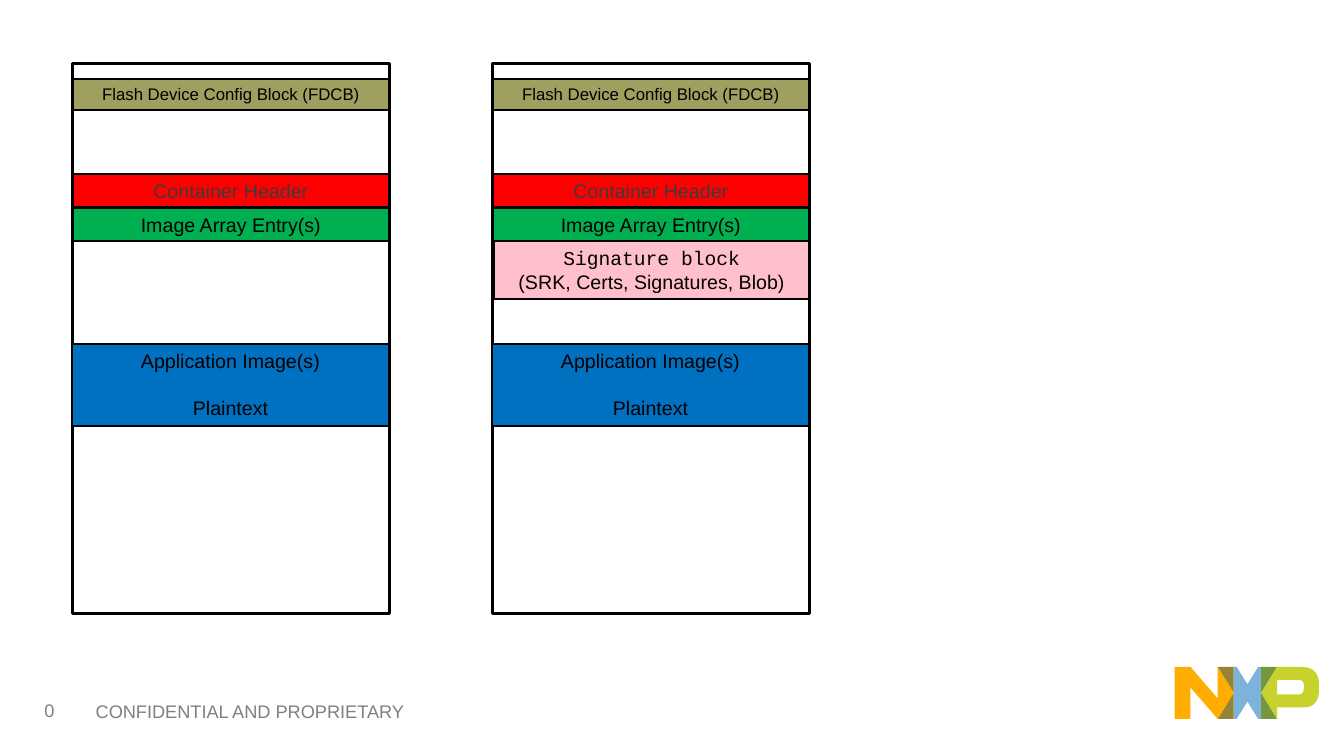
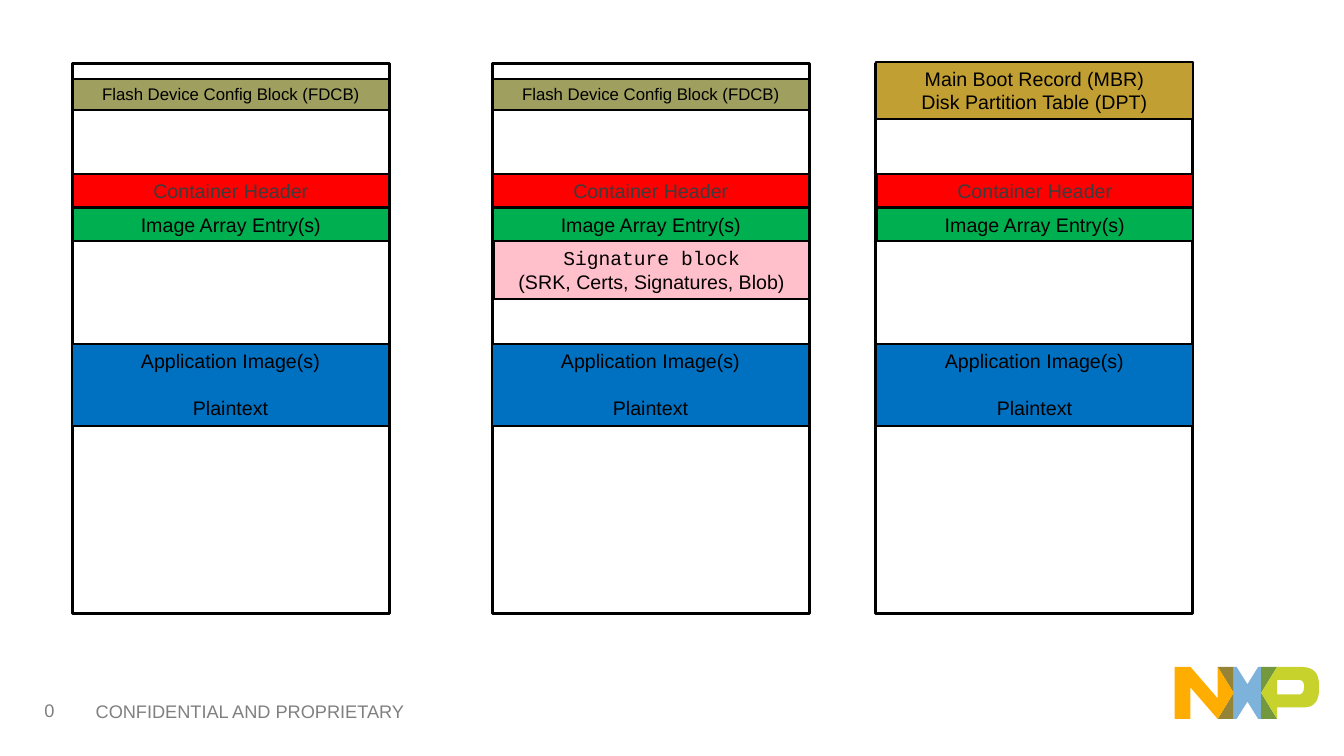
Before and after one commit to JayHeng/NXP-MCUBootUtility, a slide deck: slide 1 of img/RTyyyy_container/i.MX RT1180 image layout.pptx. Drawn at 1344x756 pixels with LibreOffice and Linux fonts; fonts in the diff are those of the drawing. Boxes give left, top, right and bottom in pixels: in the first picture for what was removed or moved away, otherwise in the second. Text is boxed around its words. In the diff, an @@ line names an element or a change of style, - is before the commit and + after.

```diff
--- a/img/RTyyyy_container/i.MX RT1180 image layout.pptx
+++ b/img/RTyyyy_container/i.MX RT1180 image layout.pptx
@@ rectangle added at (x1=876, y1=64, x2=1194, y2=614), outline #000000 2 pt @@
@@ rectangle added at (x1=876, y1=62, x2=1193, y2=119), fill #C19F32, outline #000000 1.5 pt, 14 pt, text #000000 @@
+Main Boot Record (MBR)
+Disk Partition Table (DPT)
@@ rectangle added at (x1=877, y1=173, x2=1194, y2=208), fill #FF0000, outline #000000 1.5 pt, 14 pt, text #3C3C3C @@
+Container Header
@@ rectangle added at (x1=877, y1=208, x2=1194, y2=242), fill #00B050, outline #000000 1.5 pt, 14 pt, text #000000 @@
+Image Array Entry(s)
@@ line added from (876, 331) to (876, 331), #76ADD9 0.75 pt @@
@@ rectangle added at (x1=876, y1=345, x2=1193, y2=426), fill #0070C0, outline #000000 1.5 pt, 14 pt, text #000000 @@
+Application Image(s)
+Plaintext
```
Also in this commit, not shown: 9 other files.
